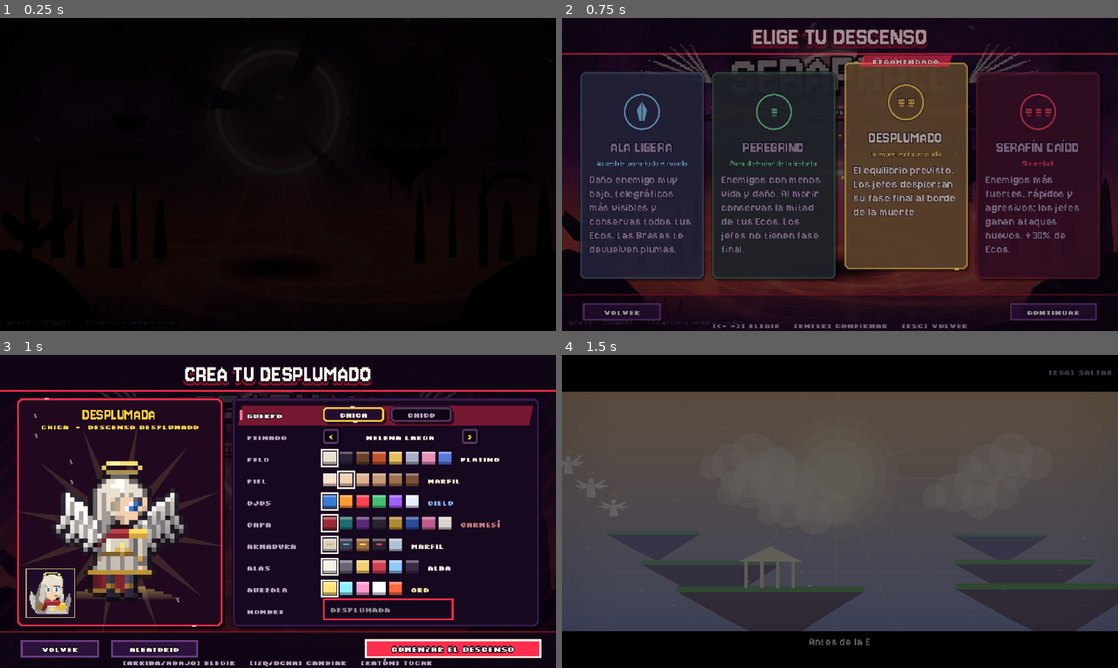
Above: before the commit, frames 1-4 (two rows, left to right).
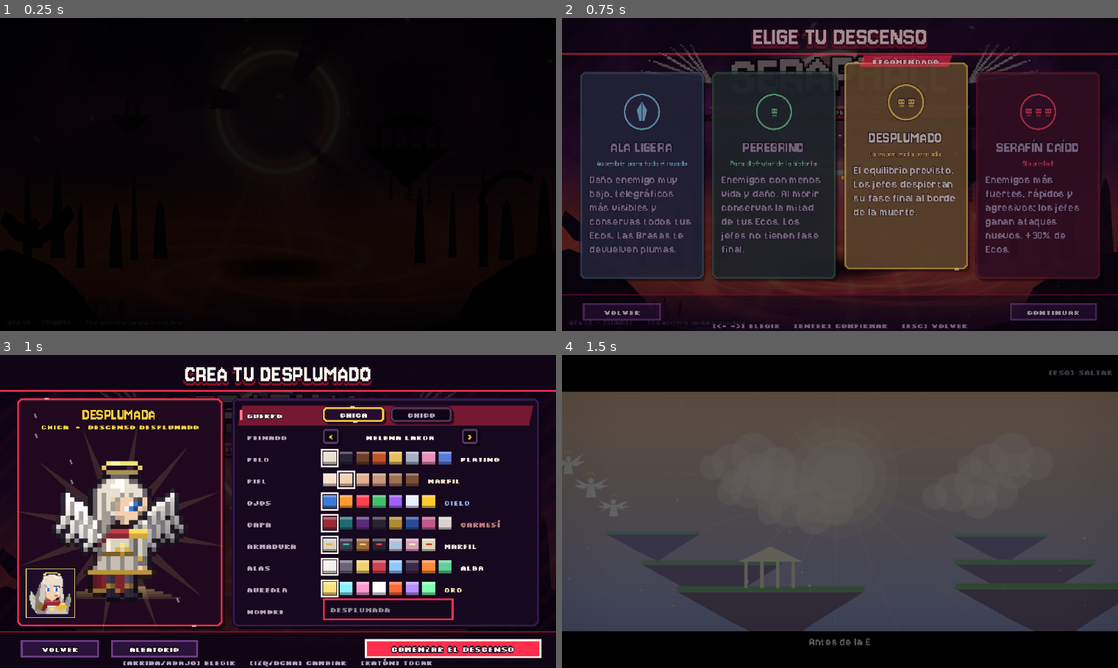
Above: after the commit, the same moments.

Repository: kotex-debug/Seraphall
Game: Godot game, scene res://scenes/main.tscn
Same seed, same stepped clock (60 frames per second), same inputs: the game is played once before the commit and once after it.
Inputs (mouse positions are in pixels of both pictures, inside the frame that each line leads up to):
- Up to frame 1 (0.25 s): no input
- Up to frame 2 (0.75 s): tap Enter (ui_accept) at 0.5 s; move the mouse to (962, 158) at 0.52 s; press the mouse at (962, 158) at 0.53 s; hold D (right) from 0.53 s (still down)
- Up to frame 3 (1 s): keep holding D (right); tap Enter (ui_accept) at 0.77 s
- Up to frame 4 (1.5 s): tap Enter (ui_accept) at 1.07 s; release D (right) at 1.25 s; release the mouse at (962, 495) at 1.25 s; drag from (728, 527) to (812, 574) at 1.27 s

Frames 1-2 are identical in both runs. In frame 3, 1.0% of the frame differs, in the area x 73-87%, y 44-77%; in frame 4, nothing differs.

Commit message:
Creador: más opciones de color (ojos de oro, armaduras Rosa sacra y Hueso, alas Fénix y Esmeralda, aureolas Violeta y Esmeralda)
Co-Authored-By: Claude Opus 5.5 <noreply@anthropic.com>
Claude-Session: https://claude.ai/code/session_01LoVExDZRGAfmgGeqZTvp25

Diff:
--- a/scripts/world/look.gd
+++ b/scripts/world/look.gd
@@ -12,14 +12,16 @@
 	"skin": [["Alba", "Dawn", "f8e0d0"], ["Marfil", "Ivory", "f2d0b0"], ["Miel", "Honey", "e0b090"], ["Canela", "Cinnamon", "c89878"],
 		["Bronce", "Bronze", "a07050"], ["Ébano", "Ebony", "7a5038"]],
 	"eye": [["Cielo", "Sky", "3a7bd5"], ["Ámbar", "Amber", "ff9a30"], ["Sangre", "Blood", "ff4050"], ["Jade", "Jade", "40c070"],
-		["Amatista", "Amethyst", "a060ff"], ["Nimbo", "Nimbus", "e8f0ff"]],
+		["Amatista", "Amethyst", "a060ff"], ["Nimbo", "Nimbus", "e8f0ff"], ["Oro", "Gold", "ffcc30"]],
 	"cloak": [["Carmesí", "Crimson", "9a2a34"], ["Marea", "Tide", "1e6a70"], ["Penumbra", "Gloom", "5a2a7a"], ["Ceniza", "Ash", "2a2430"],
 		["Oro viejo", "Old gold", "b08a30"], ["Abismo", "Abyss", "2a4a9a"], ["Rosa", "Rose", "c05a8a"], ["Sudario", "Shroud", "d8d4cc"]],
 	"armor": [["Marfil", "Ivory", "d8d2c4", "5a5068", "e0b040"], ["Acero negro", "Black steel", "3e3a52", "2a2638", "40c0b0"],
-		["Bronce", "Bronze", "9a6a3a", "4a3428", "ffd070"], ["Ónice", "Onyx", "2a2430", "1a1620", "ff4060"], ["Plata lunar", "Moon silver", "b8c0d0", "404858", "80d0ff"]],
+		["Bronce", "Bronze", "9a6a3a", "4a3428", "ffd070"], ["Ónice", "Onyx", "2a2430", "1a1620", "ff4060"], ["Plata lunar", "Moon silver", "b8c0d0", "404858", "80d0ff"],
+		["Rosa sacra", "Sacred rose", "d8a0b8", "4a3048", "fff0c0"], ["Hueso", "Bone", "e0d4b8", "5a4a40", "c83838"]],
 	"wing": [["Alba", "Dawn", "f4f0ea"], ["Ceniza", "Ash", "6a6478"], ["Áurea", "Golden", "f0d070"], ["Carmesí", "Crimson", "d04050"],
-		["Celeste", "Celestial", "90c8ff"], ["Vacío", "Void", "3a2a4a"]],
-	"halo": [["Oro", "Gold", "ffe27a"], ["Cian", "Cyan", "8af0ff"], ["Rosa", "Rose", "ff9ad0"], ["Blanco", "White", "ffffff"], ["Brasa", "Ember", "ff6a3a"]],
+		["Celeste", "Celestial", "90c8ff"], ["Vacío", "Void", "3a2a4a"], ["Fénix", "Phoenix", "ff8a3a"], ["Esmeralda", "Emerald", "60d098"]],
+	"halo": [["Oro", "Gold", "ffe27a"], ["Cian", "Cyan", "8af0ff"], ["Rosa", "Rose", "ff9ad0"], ["Blanco", "White", "ffffff"], ["Brasa", "Ember", "ff6a3a"],
+		["Violeta", "Violet", "b890ff"], ["Esmeralda", "Emerald", "80ffb0"]],
 }
 const DEFAULT := {"body": "f", "hair": 0, "hair_col": 0, "skin": 1, "eye": 0, "cloak": 0, "armor": 0, "wing": 0, "halo": 0, "name": ""}
 ## Orden en que se caen las plumas (alternando alas, de las puntas hacia dentro)
